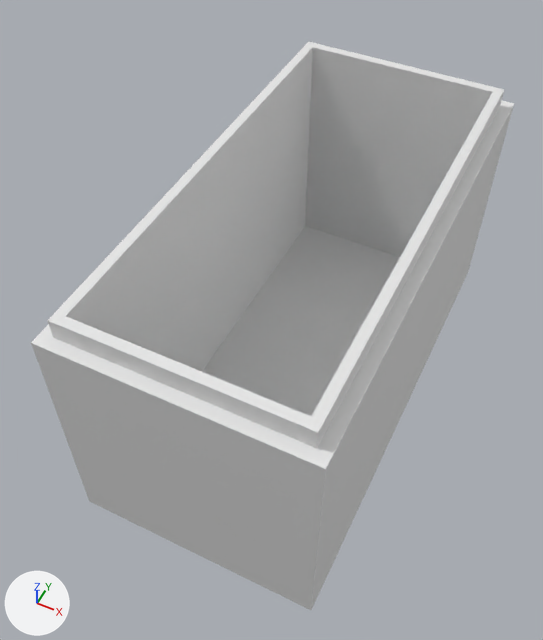
Two versions of the OBJ model src/main/resources/assets/graves/models/block/gravestone.obj, one commit apart.
Both versions are drawn from a camera (50 mm lens) standing at (1.34, -2.02, 1.79) and looking at (0.41, -0.16, -0.53). Arrows for +X, +Y and +Z are at lower left; the lights stay in place. Materials are left out; every surface is plain grey. Where no turn or scale is listed for an object, it has been applied to the vertices. Vertices at the same position are counted once.
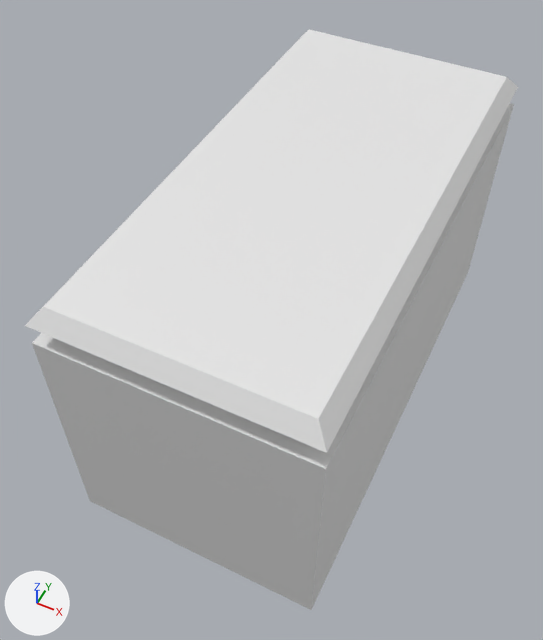
The newer file is also turned or shifted as a whole; pictures and numbers use the older file's frame.

What differs and where, as boxes [x1, y1, x2, y2] in the pictures (543 x 640 px):
'box', reshaped
    before: [31, 42, 514, 610]
    after: [25, 29, 518, 610]
part 1 of me_box, added
    after: [25, 29, 518, 453]

What changed in the scene script:
```text
Change me_box:
    used by ob_box; location = (0.0, 0.0, 0.0)
    remove me_box.from_pydata(...)  # 36 vertices, 34 faces; spans x 0.0..1.0, y -1.0..1.0, z -1.01..0.08
    add me_box.from_pydata(...)  # 56 vertices, 54 faces; spans x 0.0..1.0, y -1.0..1.0, z -1.01..0.14
    me_box part 1: a new loose piece of 20 vertices spanning x 0.0..1.0, y -1.0..1.0, z 0.08..0.14
```
